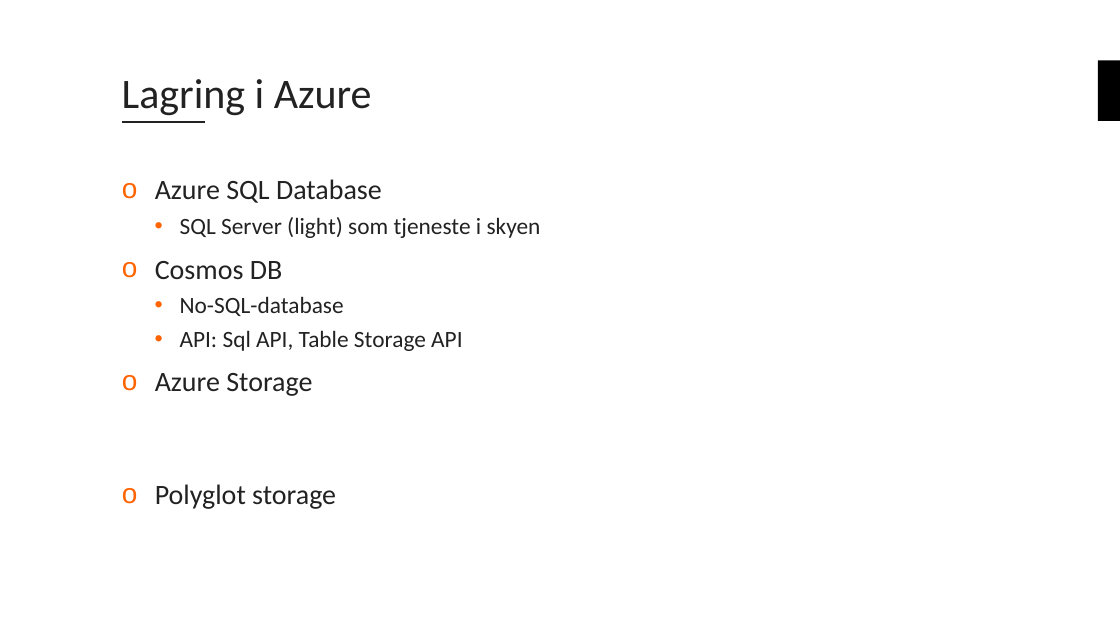
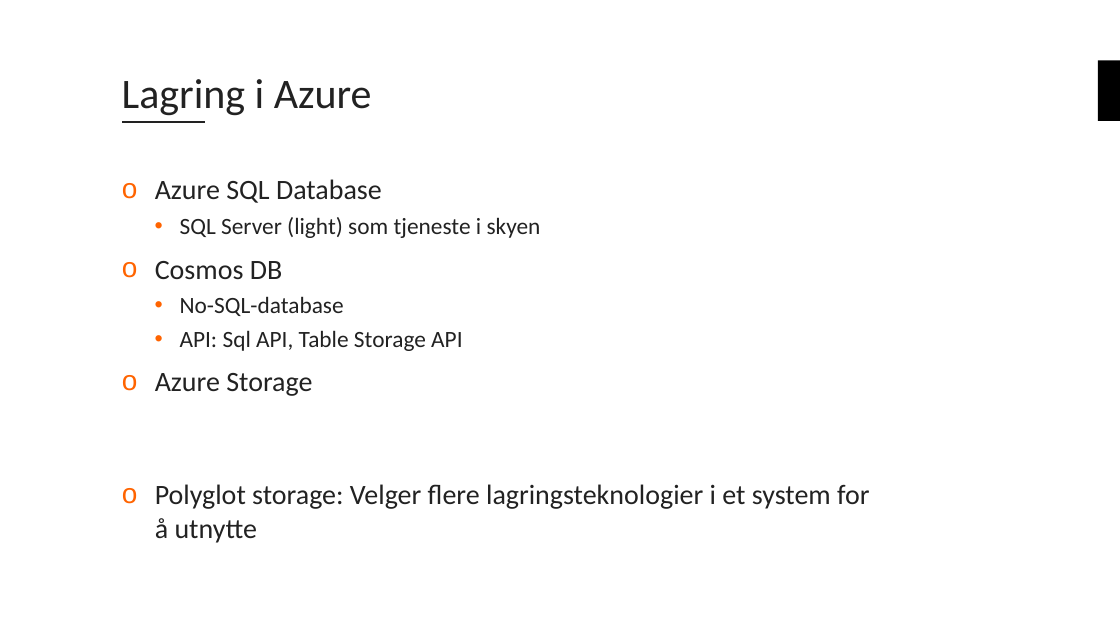
Before and after one commit to bouvet/azure-workshops, a slide deck: slide 24 of Workshop_1/Presentation/Azureskolen-Workshop#1.pptx (slide 23 before the commit). Drawn at 1120x630 pixels with LibreOffice and Linux fonts; fonts in the diff are those of the drawing; background and template pictures are left out. Boxes give left, top, right and bottom in pixels: in the first picture for what was removed or moved away, otherwise in the second. Text is boxed around its words. In the diff, an @@ line names an element or a change of style, - is before the commit and + after.

```diff
--- a/Workshop_1/Presentation/Azureskolen-Workshop#1.pptx
+++ b/Workshop_1/Presentation/Azureskolen-Workshop#1.pptx
@@ text at bbox=[155, 484, 869, 543]: text changed @@
-o Polyglot storage
+o Polyglot storage: Velger flere lagringsteknologier i et system for å utnytte
```
Also in this commit, not shown: 2 other slides changed, 1 slide added, 1 other file.
